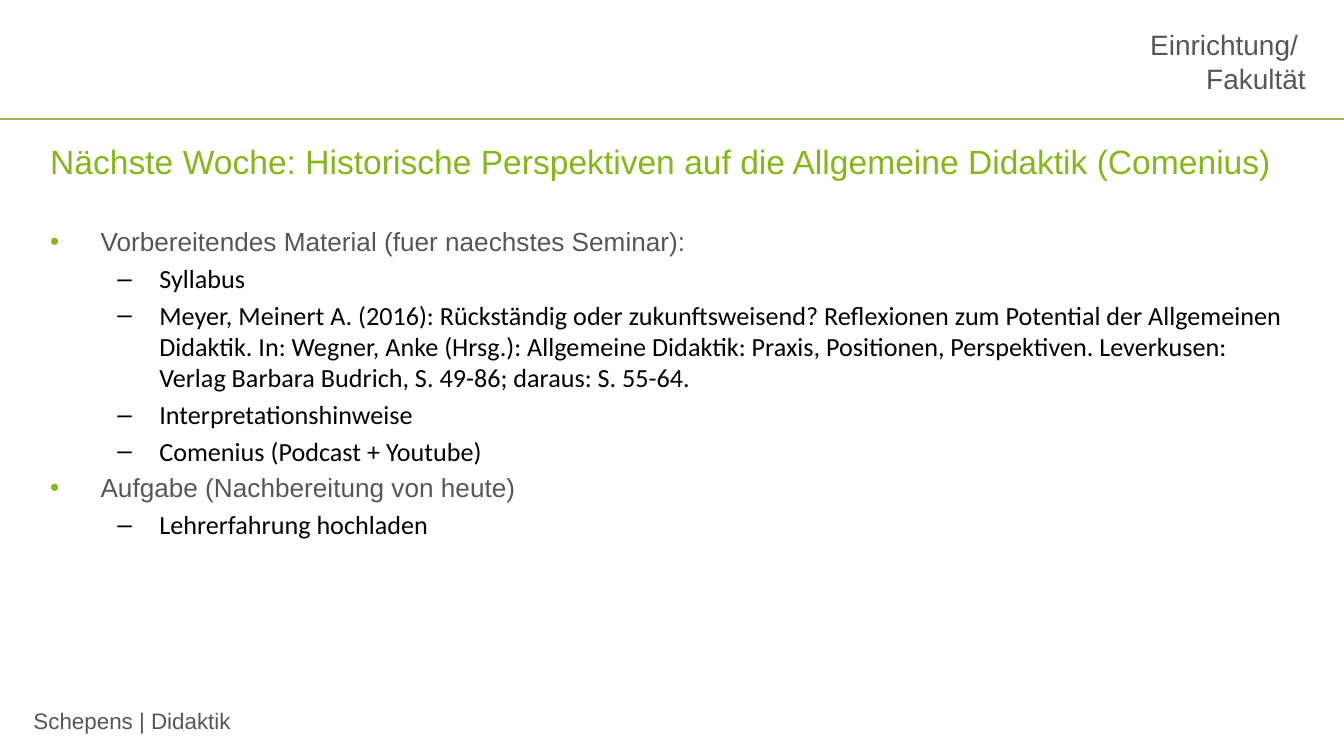
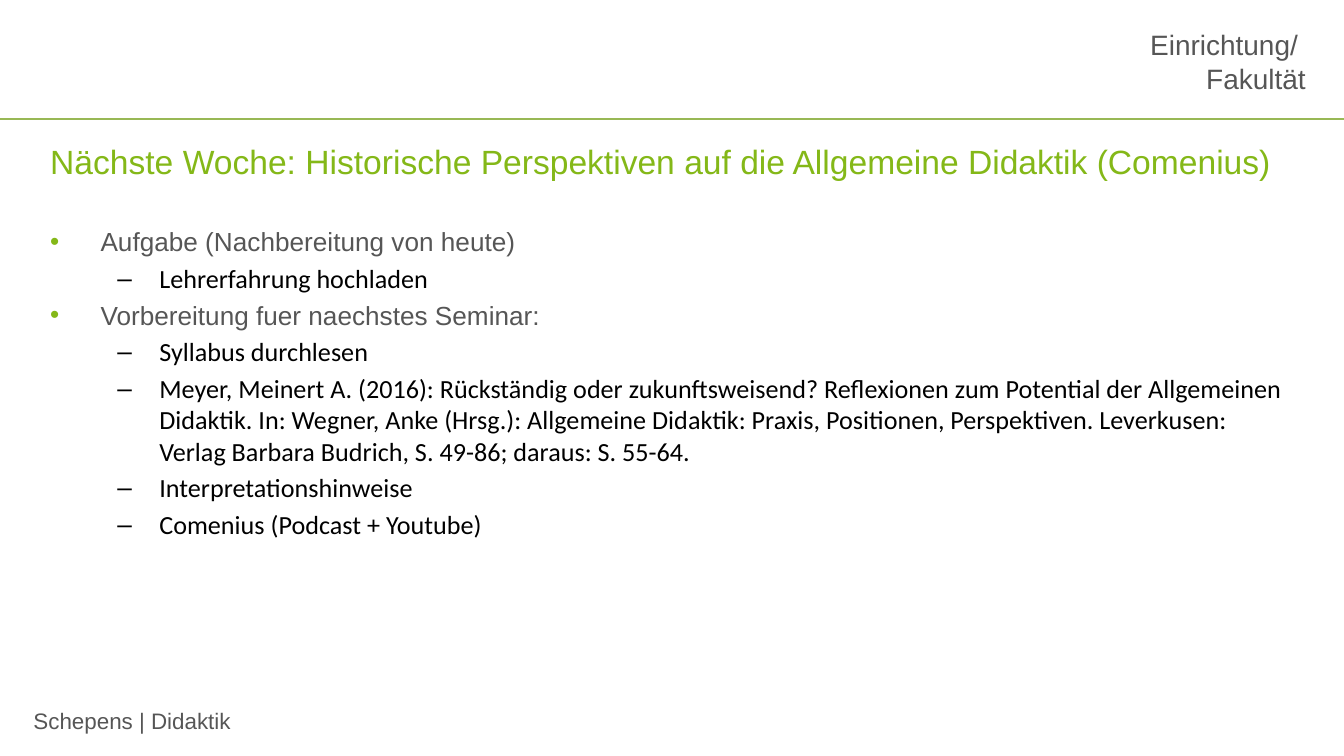
Before and after one commit to jobschepens/didakt22, a slide deck: slide 26 of folien/week1.pptx (slide 25 before the commit). Drawn at 1344x756 pixels with LibreOffice and Linux fonts; fonts in the diff are those of the drawing; background and template pictures are left out. Boxes give left, top, right and bottom in pixels: in the first picture for what was removed or moved away, otherwise in the second. Text is boxed around its words. In the diff, an @@ line names an element or a change of style, - is before the commit and + after.

```diff
--- a/folien/week1.pptx
+++ b/folien/week1.pptx
@@ text at (101, 232, 540, 366): text changed @@
-• Vorbereitendes Material (fuer naechstes Seminar):
-  – Syllabus
+• Aufgabe (Nachbereitung von heute)
+  – Lehrerfahrung hochladen
+• Vorbereitung fuer naechstes Seminar:
+  – Syllabus durchlesen
@@ text at (101, 478, 515, 539): paragraphs removed @@
-• Aufgabe (Nachbereitung von heute)
-  – Lehrerfahrung hochladen
```
Also in this commit, not shown: 11 other slides changed, 2 slides added, 1 slide removed, 1 other file.
